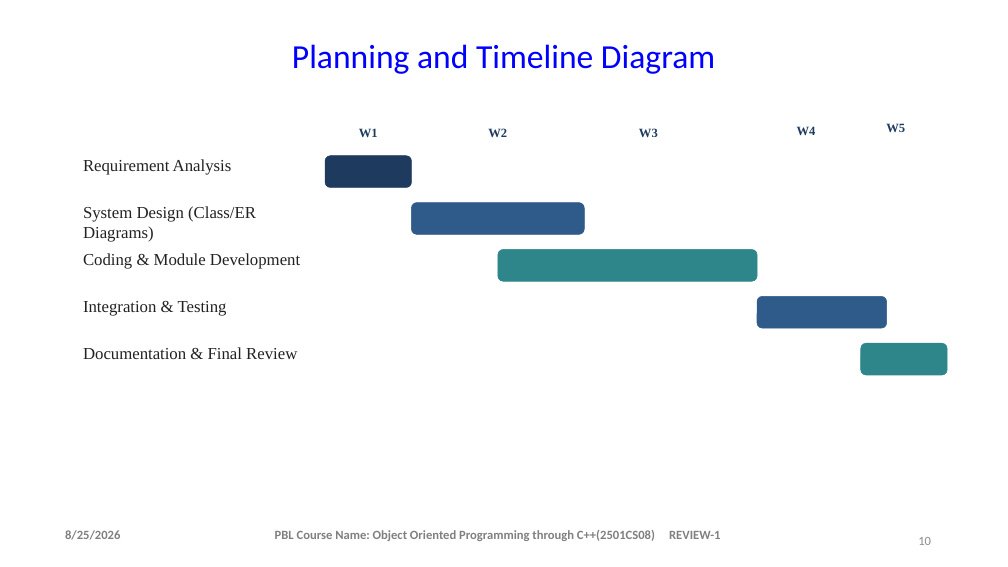
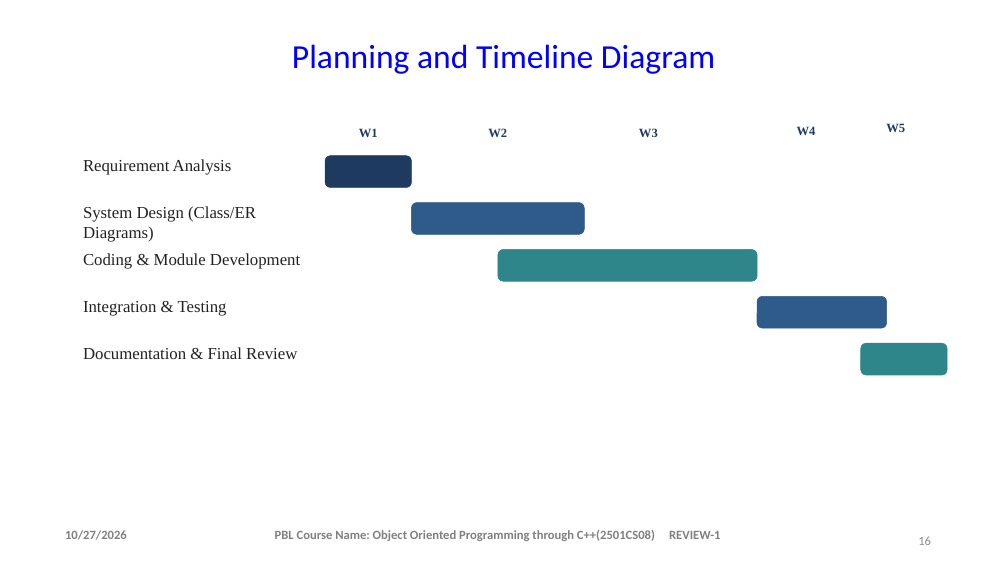
Before and after one commit to saipasupuleti314-oss/c-, a slide deck: slide 16 of student result system ppt.pptx (slide 10 before the commit). Drawn at 1008x567 pixels with LibreOffice and Linux fonts; fonts in the diff are those of the drawing; background and template pictures are left out. Boxes give left, top, right and bottom in pixels: in the first picture for what was removed or moved away, otherwise in the second. Text is boxed around its words. In the diff, an @@ line names an element or a change of style, - is before the commit and + after.

```diff
--- a/student result system ppt.pptx
+++ b/student result system ppt.pptx
@@ text at box(65, 530, 127, 540): text changed @@
-8/25/2026
+10/27/2026
@@ page number at box(918, 536, 931, 545): text changed @@
-10
+16
```
Also in this commit, not shown: 10 other slides changed, 9 slides added, 1 slide removed.
